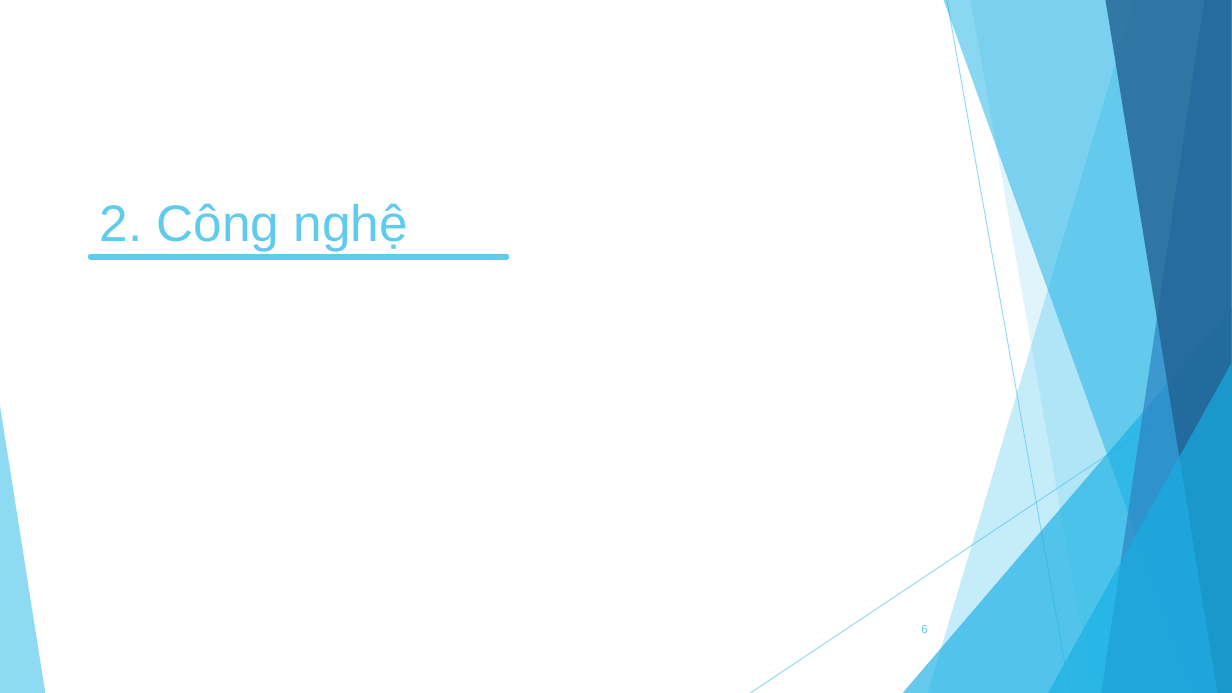
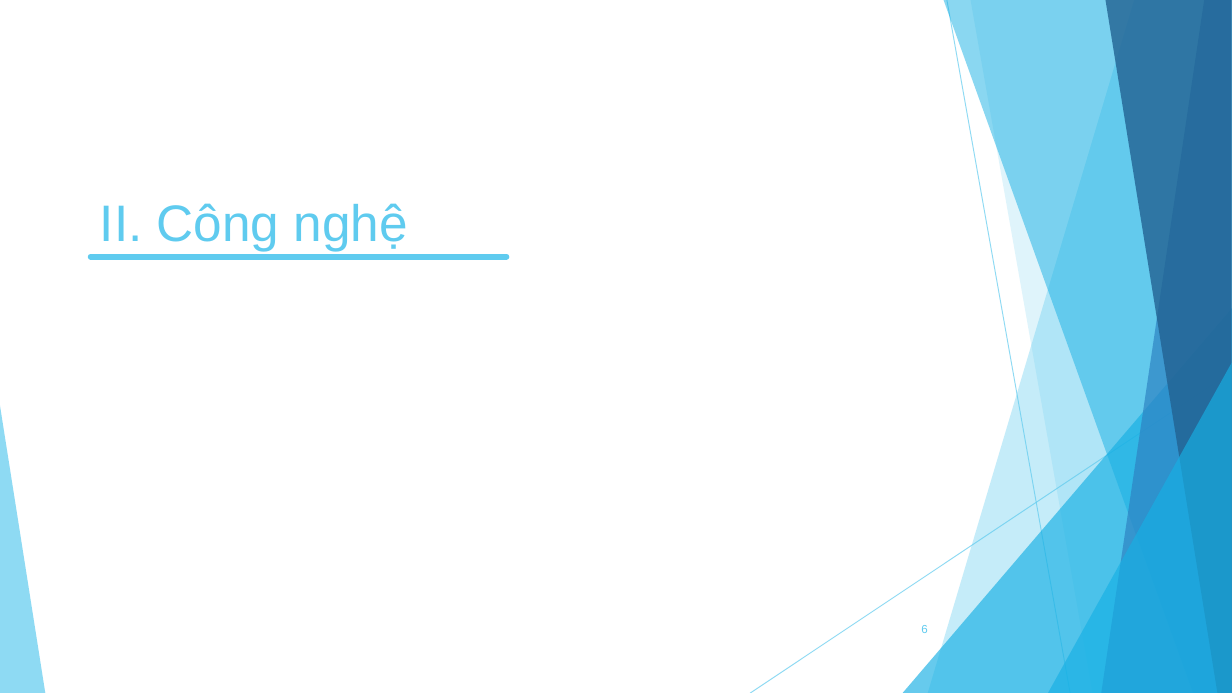
Before and after one commit to DuyK13/Rent-car-project, a slide deck: slide 6 of Tai_Lieu/Nhom14_KhoaLuan_Slide.pptx. Drawn at 1232x693 pixels with LibreOffice and Linux fonts; fonts in the diff are those of the drawing. Boxes give left, top, right and bottom in pixels: in the first picture for what was removed or moved away, otherwise in the second. Text is boxed around its words. In the diff, an @@ line names an element or a change of style, - is before the commit and + after.

```diff
--- a/Tai_Lieu/Nhom14_KhoaLuan_Slide.pptx
+++ b/Tai_Lieu/Nhom14_KhoaLuan_Slide.pptx
@@ title at (x1=100, y1=203, x2=408, y2=251): text changed @@
-2. Công nghệ
+II. Công nghệ
```
Also in this commit, not shown: 9 other slides changed, 13 slides added, 6 slides removed, 14 other files.
